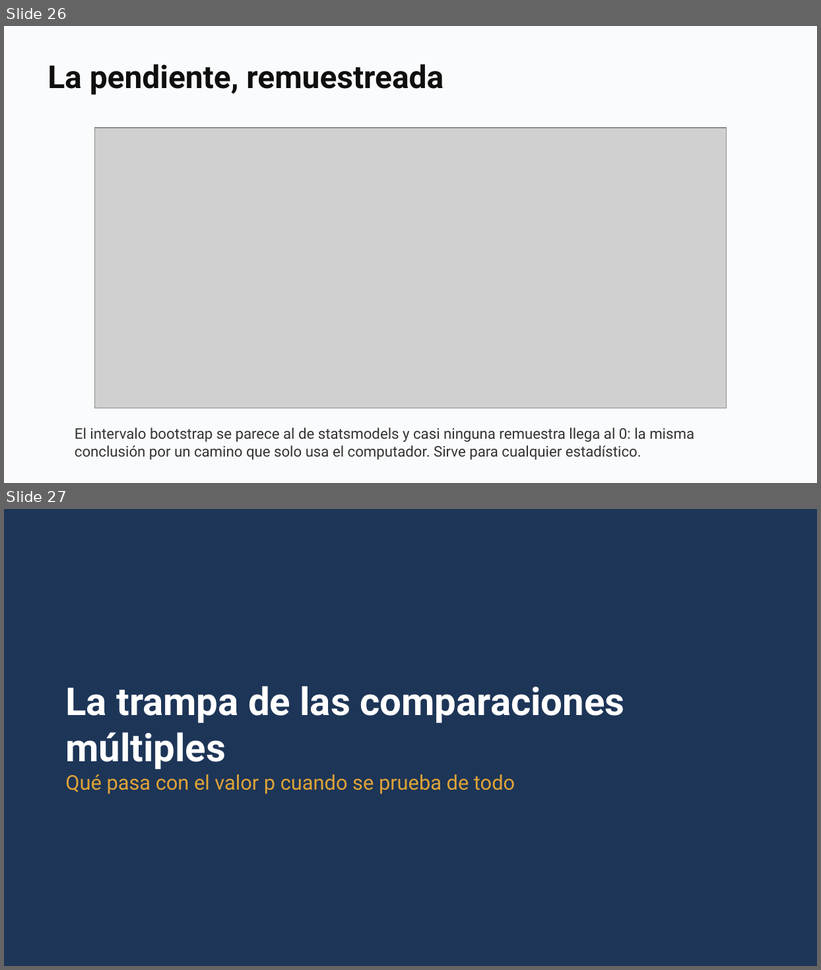
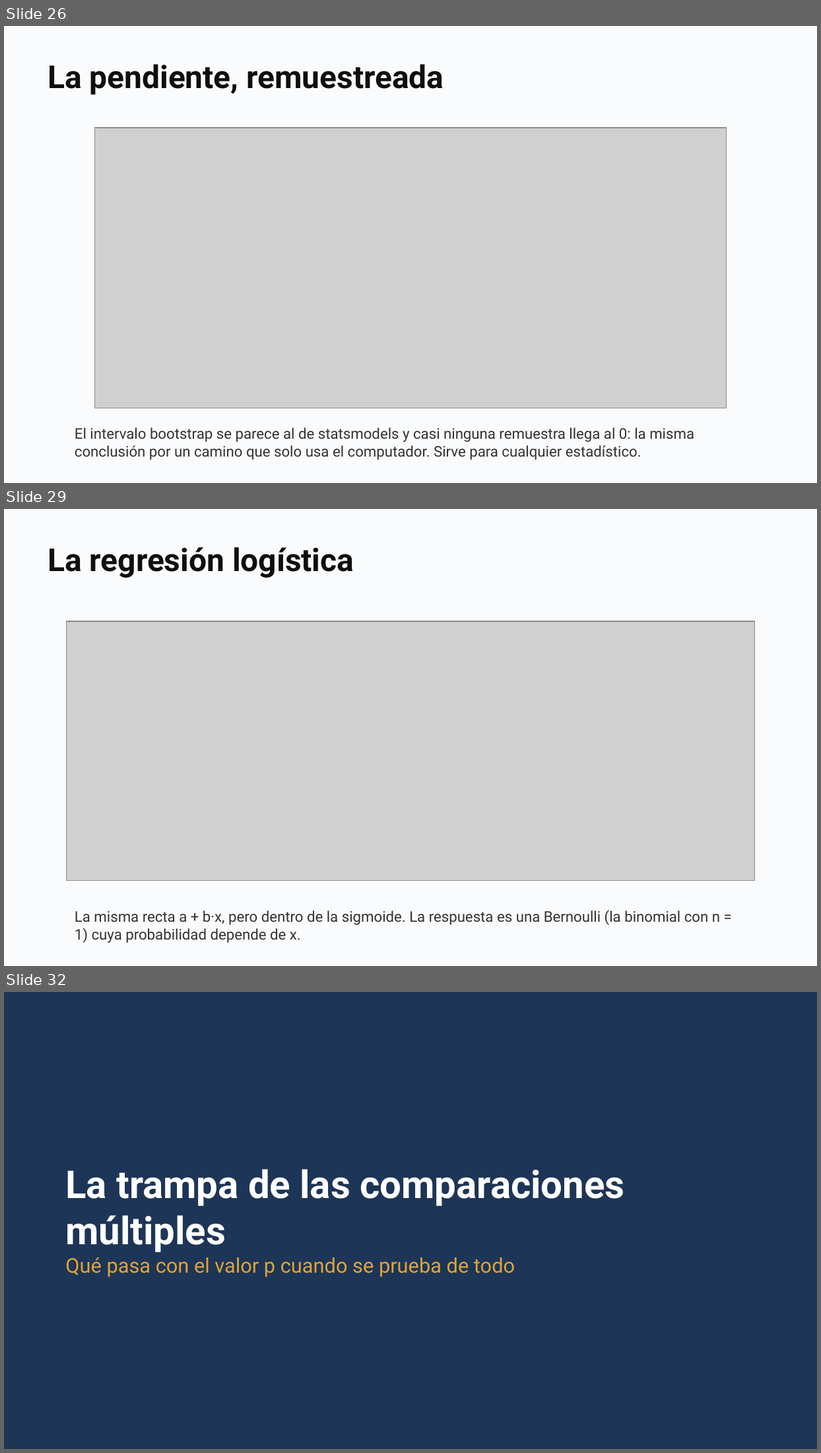
Before and after one commit to daniopitz/diplomado-cdd, a slide deck: presentaciones/clase05_probabilidad_inferencia.pptx. Shown one above the other, each under a label of ours: slides 26 and 27 before the commit, slides 26, 29 and 32 after it; the slides between them are not shown. The pictures are 821x970 and 821x1453 pixels, drawn with LibreOffice and Linux fonts; fonts in the diff are those of the drawing; grey boxes stand for pictures. Boxes give left, top, right and bottom in pixels: in the first picture for what was removed or moved away, otherwise in the second. Text is boxed around its words. In the diff, an @@ line names an element or a change of style, - is before the commit and + after.

```diff
--- a/presentaciones/clase05_probabilidad_inferencia.pptx
+++ b/presentaciones/clase05_probabilidad_inferencia.pptx
@@ slide 29 added at box(4, 509, 817, 966), background #FFFFFF @@
@@ rectangle added at box(4, 509, 817, 966), fill #FAFBFC @@
@@ text added at box(48, 547, 354, 578), 28 pt, text #0F0F0F, bold @@
+La regresión logística
@@ picture added at box(66, 621, 754, 881) @@
@@ text added at box(75, 910, 720, 943), 13 pt, text #333333 @@
+La misma recta a + b·x, pero dentro de la sigmoide. La respuesta es una Bernoulli (la binomial con n = 1) cuya probabilidad depende de x.
@@ what was slide 27 is now slide 32 @@
```
Also in this commit, not shown: 3 slides changed, 4 other slides added, 3 other files.
